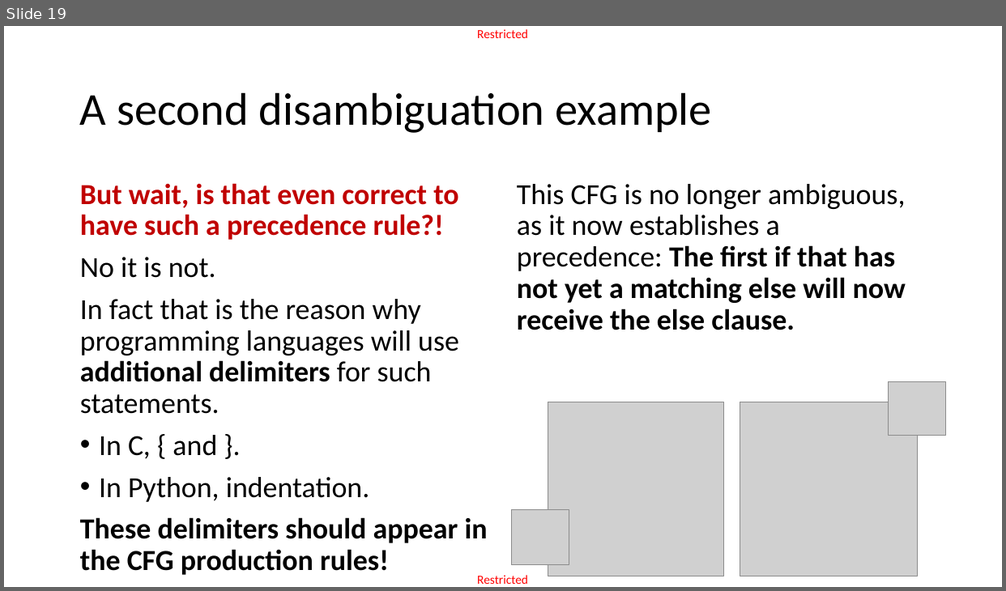
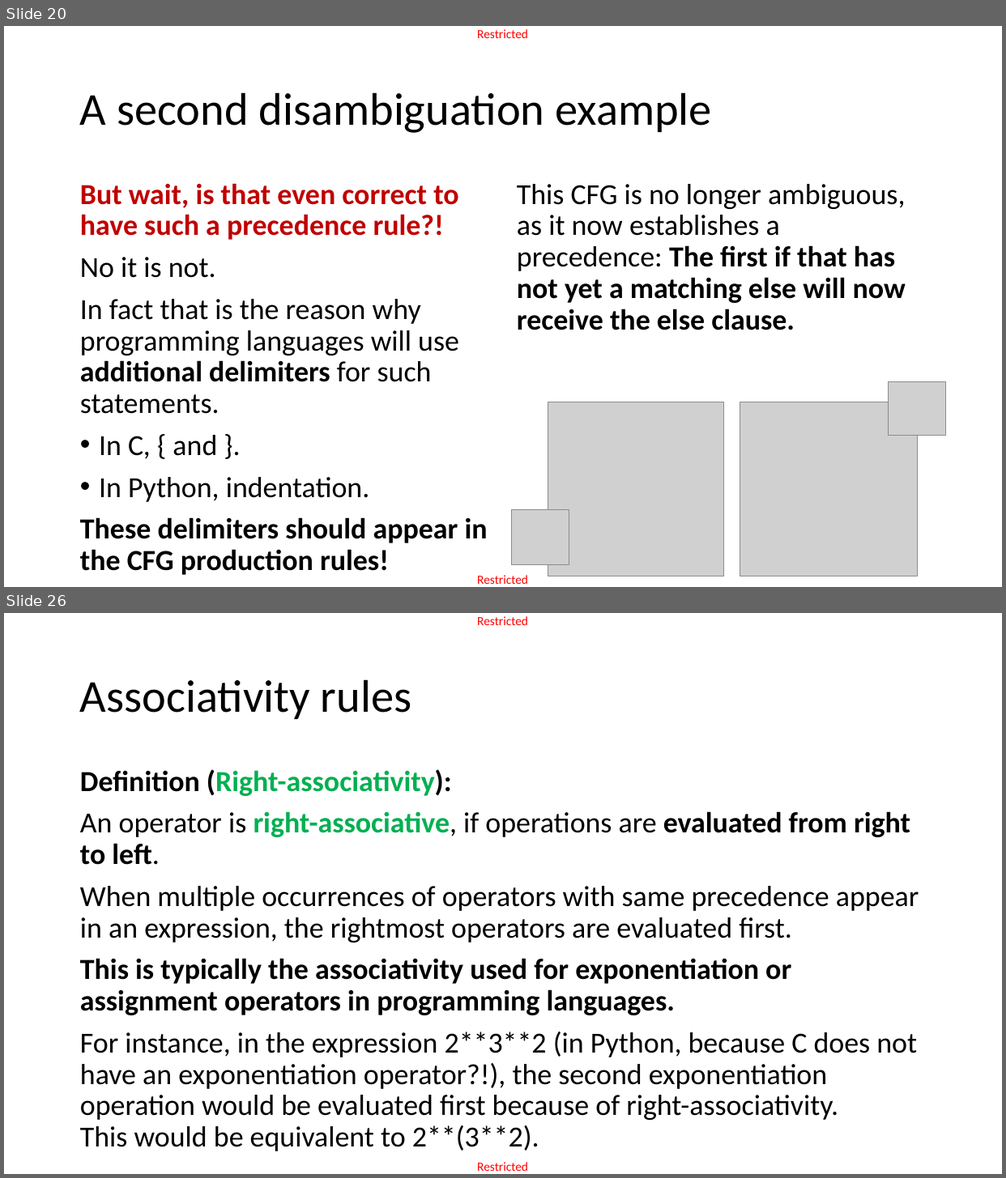
Before and after one commit to matthieudemari/SUTD_PLC_50_051, a slide deck: W10/W10S3/W10S3.pptx. Shown one above the other, each under a label of ours: slide 19 before the commit, slides 20 and 26 after it; the slides between them are not shown. The pictures are 1006x591 and 1006x1178 pixels, drawn with LibreOffice and Linux fonts; fonts in the diff are those of the drawing; grey boxes stand for pictures. Boxes give left, top, right and bottom in pixels: in the first picture for what was removed or moved away, otherwise in the second. Text is boxed around its words. In the diff, an @@ line names an element or a change of style, - is before the commit and + after.

```diff
--- a/W10/W10S3/W10S3.pptx
+++ b/W10/W10S3/W10S3.pptx
@@ slide 26 added at (x1=4, y1=613, x2=1002, y2=1174), background #FFFFFF; not listed: 2 template elements that a slide beside it also shows @@
@@ title added at (x1=80, y1=679, x2=411, y2=719), 44 pt, text #000000 @@
+Associativity rules
@@ text added at (x1=80, y1=769, x2=918, y2=1152), 28 pt, text #000000 @@
+Definition (Right-associativity):
+An operator is right-associative, if operations are evaluated from right to left.
+When multiple occurrences of operators with same precedence appear in an expression, the rightmost operators are evaluated first.
+This is typically the associativity used for exponentiation or assignment operators in programming languages.
+For instance, in the expression 2**3**2 (in Python, because C does not have an exponentiation operator?!), the second exponentiation operation would be evaluated first because of right-associativity.
+This would be equivalent to 2**(3**2).
@@ what was slide 19 is now slide 20 @@
```
Also in this commit, not shown: 5 slides changed, 66 other slides added, 6 slides removed, 3 other files.
